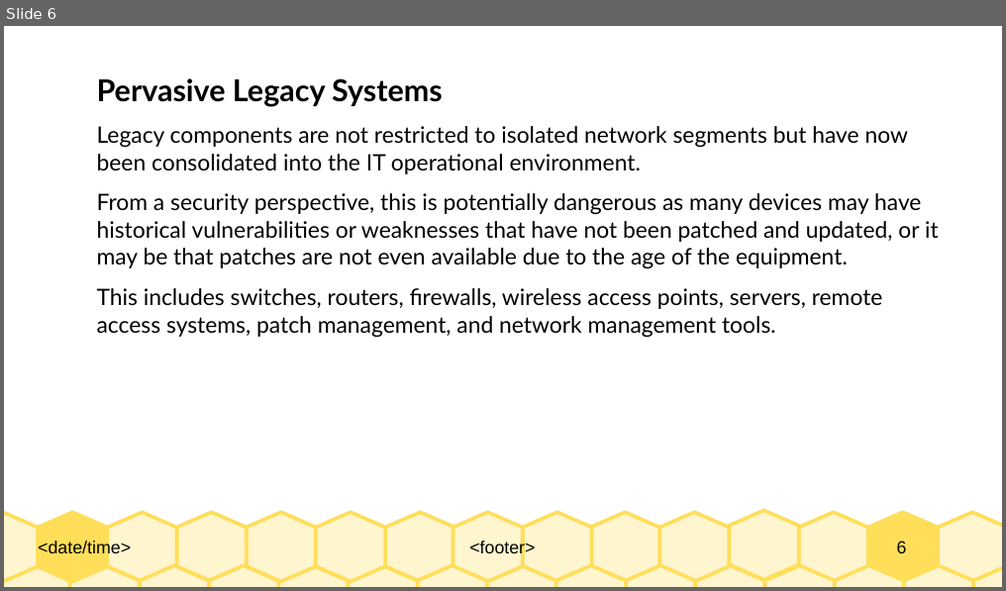
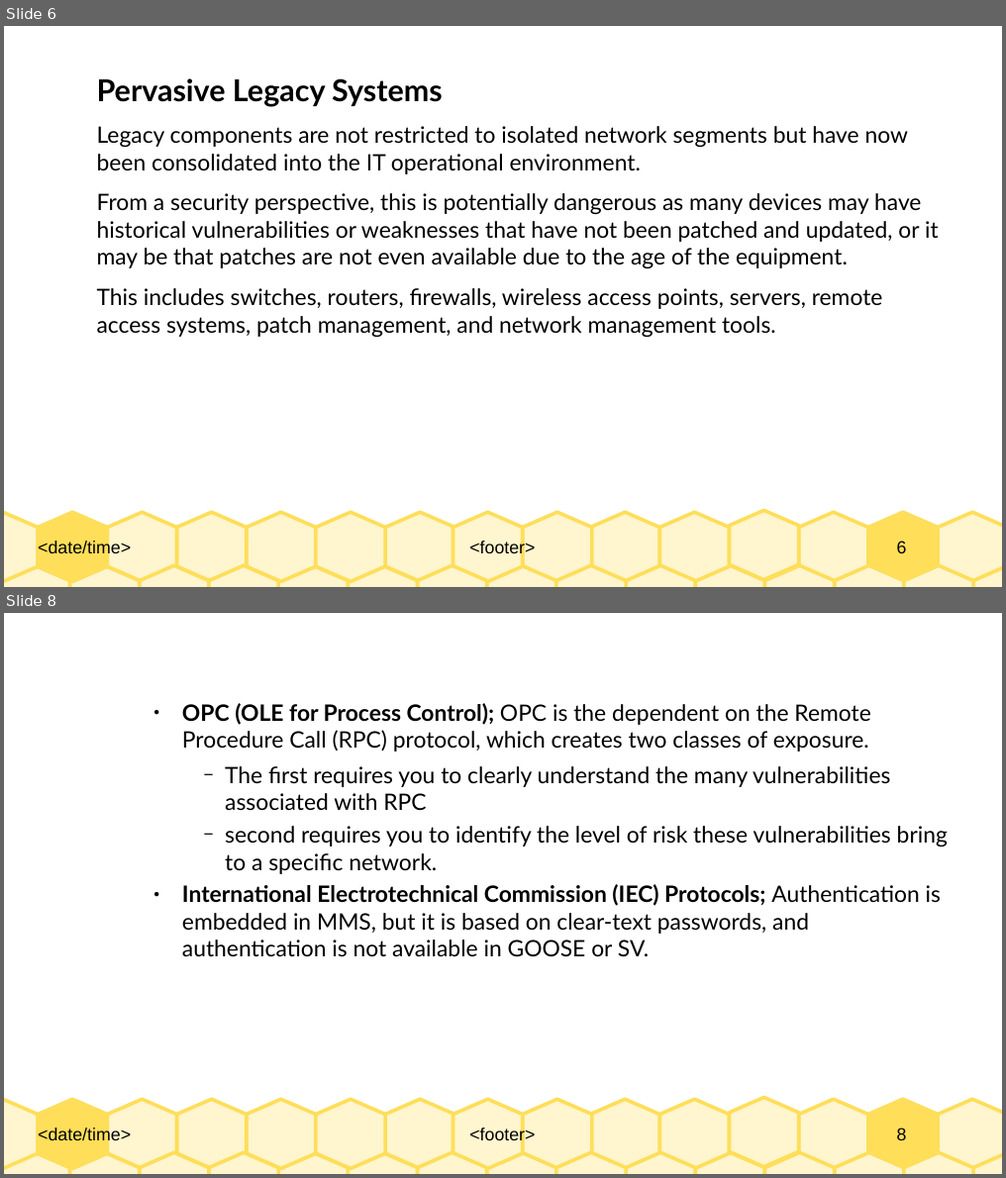
Before and after one commit to Dihfahsih1/Masters-Software-Engineering, a slide deck: yr-sem1/IoT/Chapter-8-slides.odp. Shown one above the other, each under a label of ours: slide 6 before the commit, slides 6 and 8 after it; the slides between them are not shown. The pictures are 1006x591 and 1006x1178 pixels, drawn with LibreOffice and Linux fonts; fonts in the diff are those of the drawing. Boxes give left, top, right and bottom in pixels: in the first picture for what was removed or moved away, otherwise in the second. Text is boxed around its words. In the diff, an @@ line names an element or a change of style, - is before the commit and + after.

```diff
--- a/yr-sem1/IoT/Chapter-8-slides.odp
+++ b/yr-sem1/IoT/Chapter-8-slides.odp
@@ slide 8 added at (4, 613, 1002, 1174), background #FFFFFF; not listed: 33 template elements that a slide beside it also shows @@
@@ text added at (182, 703, 947, 958), 18 pt, text #000000 @@
+    ● OPC (OLE for Process Control); OPC is the dependent on the Remote Procedure Call (RPC) protocol, which creates two classes of exposure.
+      − The first requires you to clearly understand the many vulnerabilities associated with RPC
+      − second requires you to identify the level of risk these vulnerabilities bring to a specific network.
+    ● International Electrotechnical Commission (IEC) Protocols; Authentication is embedded in MMS, but it is based on clear-text passwords, and authentication is not available in GOOSE or SV.
```
Also in this commit, not shown: 1 slide changed, 8 other slides added.
